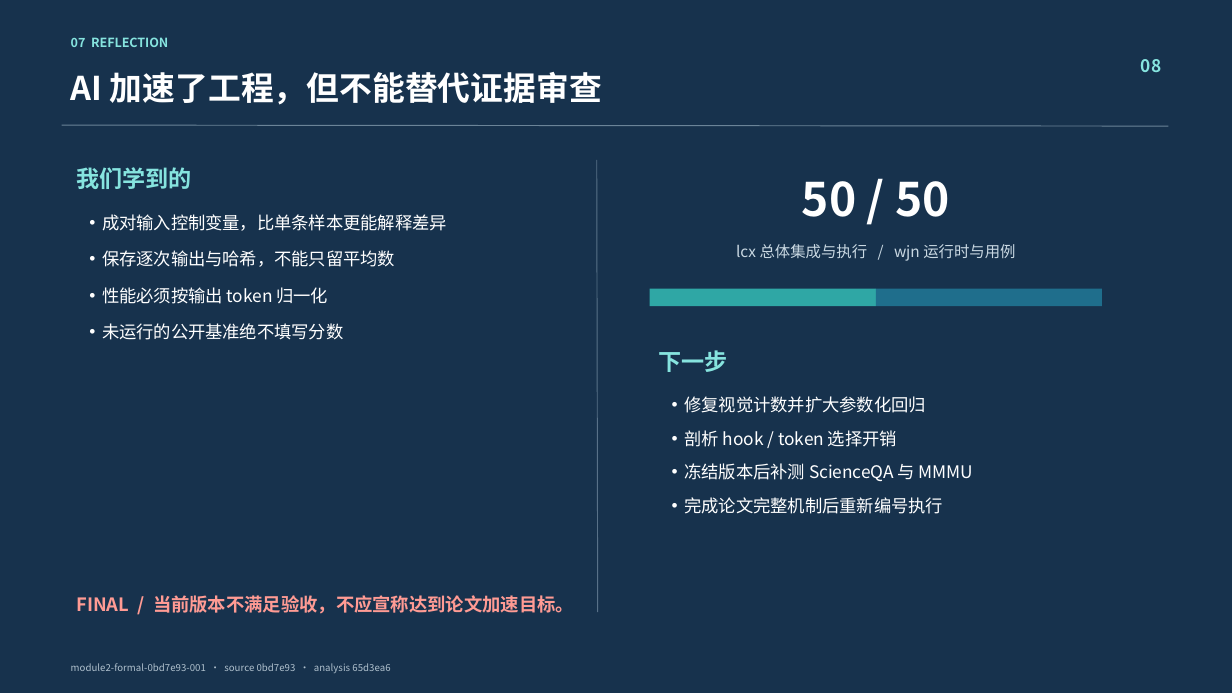
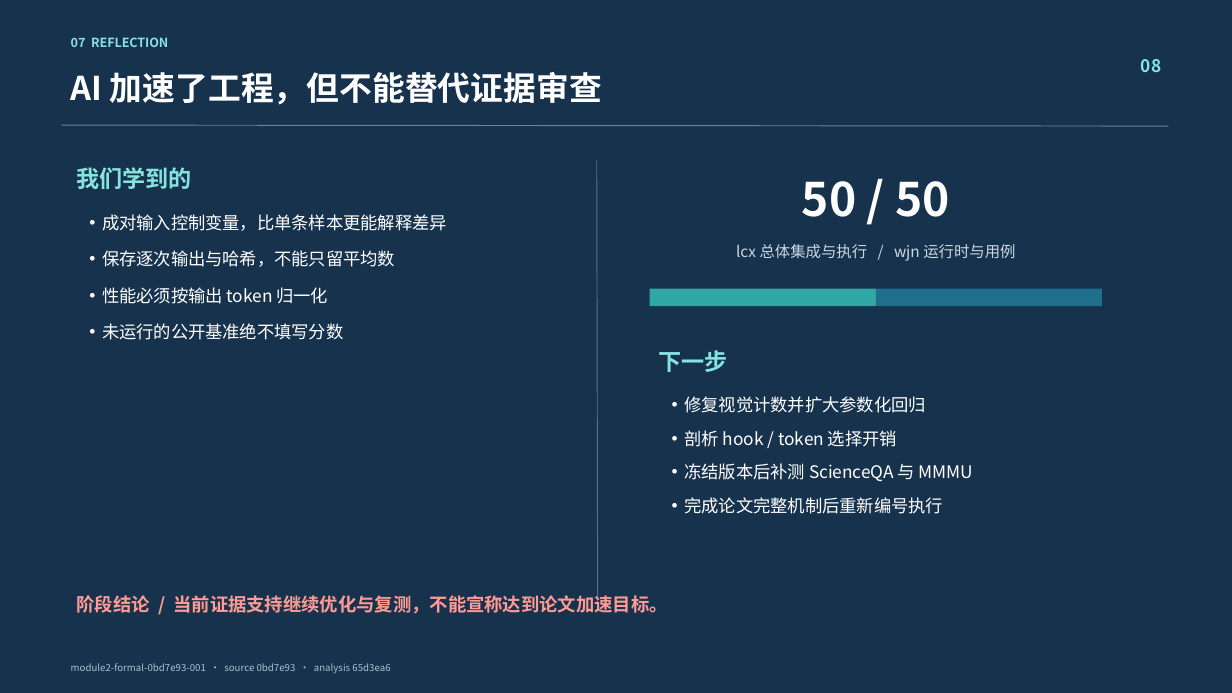
Before and after one commit to Jqtfymzty/model_MMSep_test, a slide deck: slide 8 of 交付件/模块二AI测试演示.pptx. Drawn at 1232x693 pixels with LibreOffice and Linux fonts; fonts in the diff are those of the drawing. Boxes give left, top, right and bottom in pixels: in the first picture for what was removed or moved away, otherwise in the second. Text is boxed around its words. In the diff, an @@ line names an element or a change of style, - is before the commit and + after.

Commit message:
docs: 优化模块二测试交付件

```diff
--- a/交付件/模块二AI测试演示.pptx
+++ b/交付件/模块二AI测试演示.pptx
@@ text at (x1=76, y1=593, x2=667, y2=614): text changed @@
-FINAL / 当前版本不满足验收，不应宣称达到论文加速目标。
+阶段结论 / 当前证据支持继续优化与复测，不能宣称达到论文加速目标。
```
Also in this commit, not shown: 5 slides added, 6 other files.
